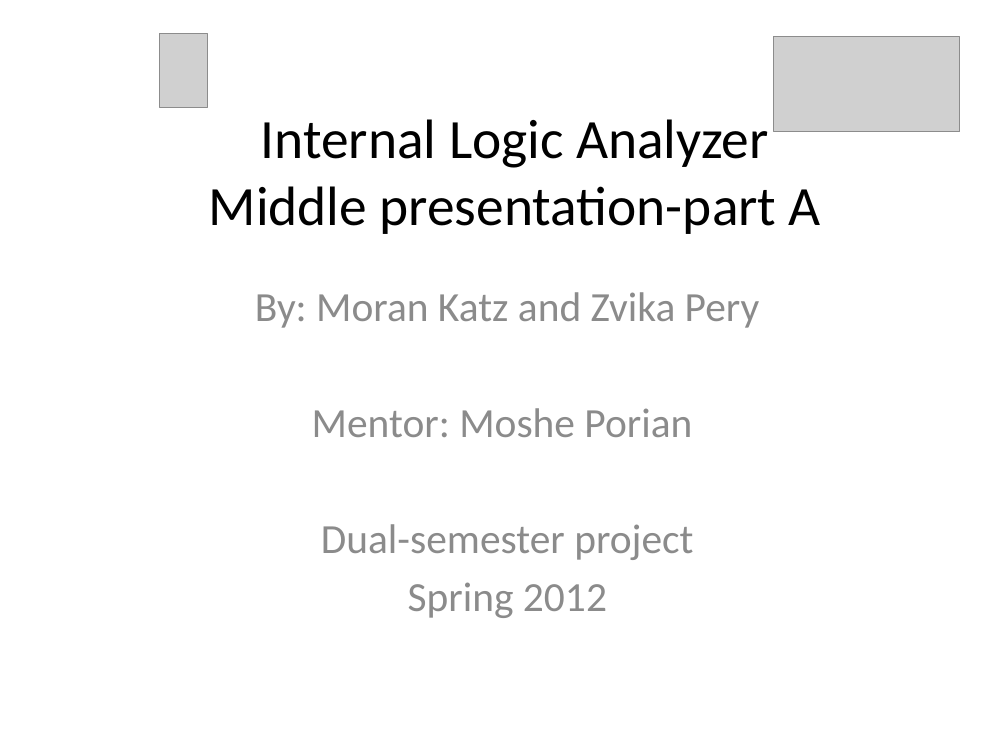
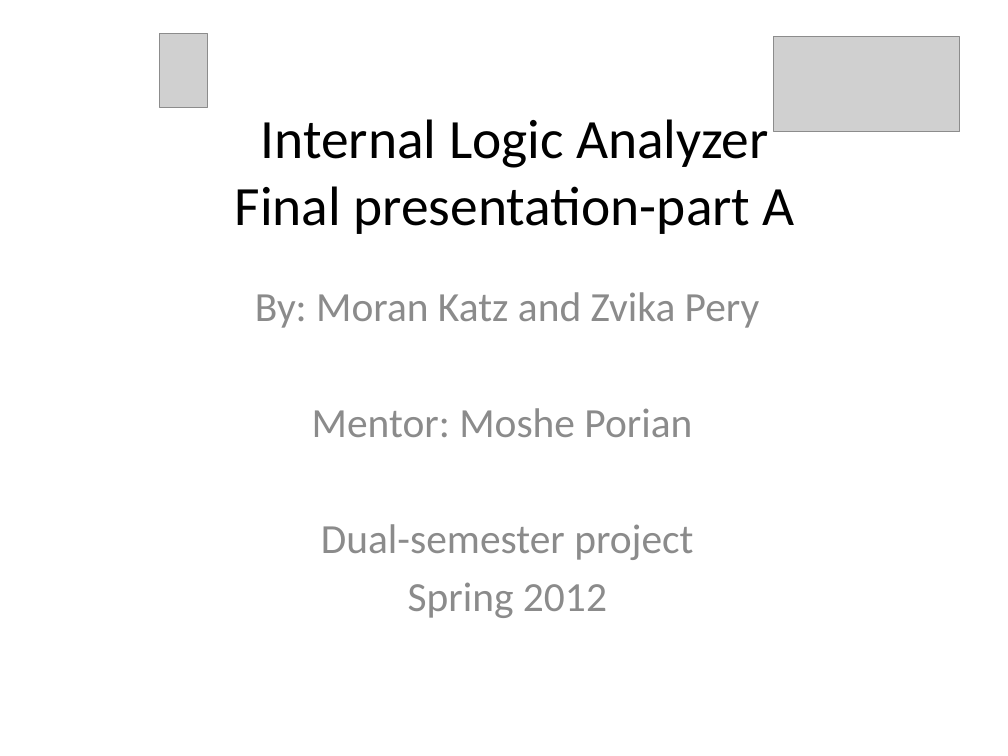
Before and after one commit to battellino/moran-zvika-project, a slide deck: slide 1 of presentation/final/final.pptx. Drawn at 1008x756 pixels with LibreOffice and Linux fonts; fonts in the diff are those of the drawing; grey boxes stand for pictures; background and template pictures are left out. Boxes give left, top, right and bottom in pixels: in the first picture for what was removed or moved away, otherwise in the second. Text is boxed around its words. In the diff, an @@ line names an element or a change of style, - is before the commit and + after.

```diff
--- a/presentation/final/final.pptx
+++ b/presentation/final/final.pptx
@@ title at bbox=[235, 119, 795, 234]: text changed @@
-Internal Logic Analyzer
-Middle presentation-part A
+Internal Logic Analyzer
+Final presentation-part A
```
Also in this commit, not shown: 8 other slides changed.
